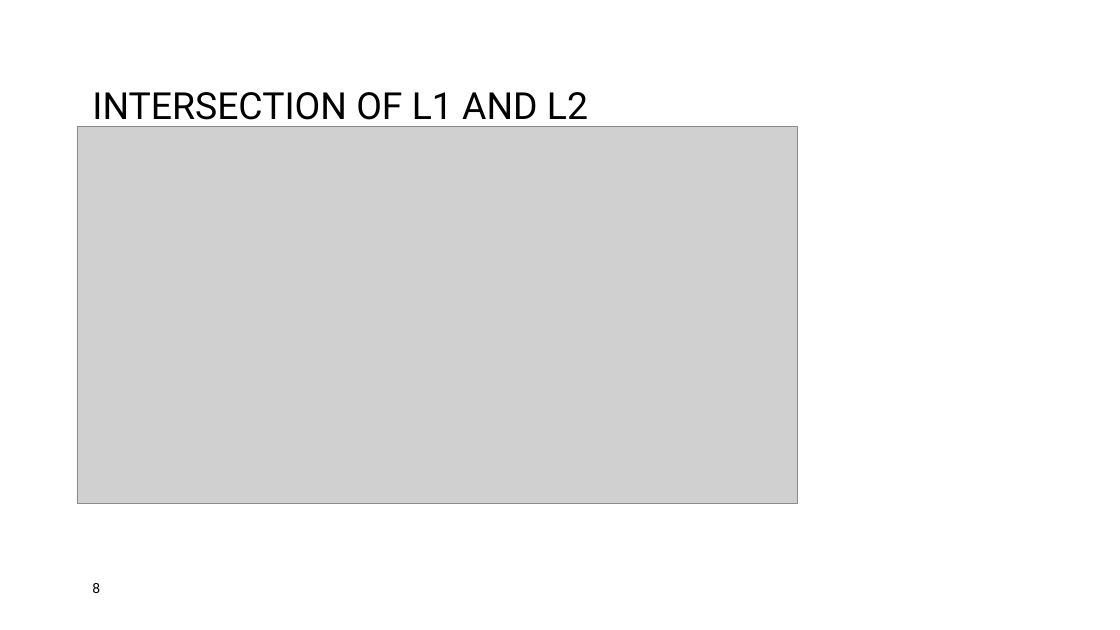
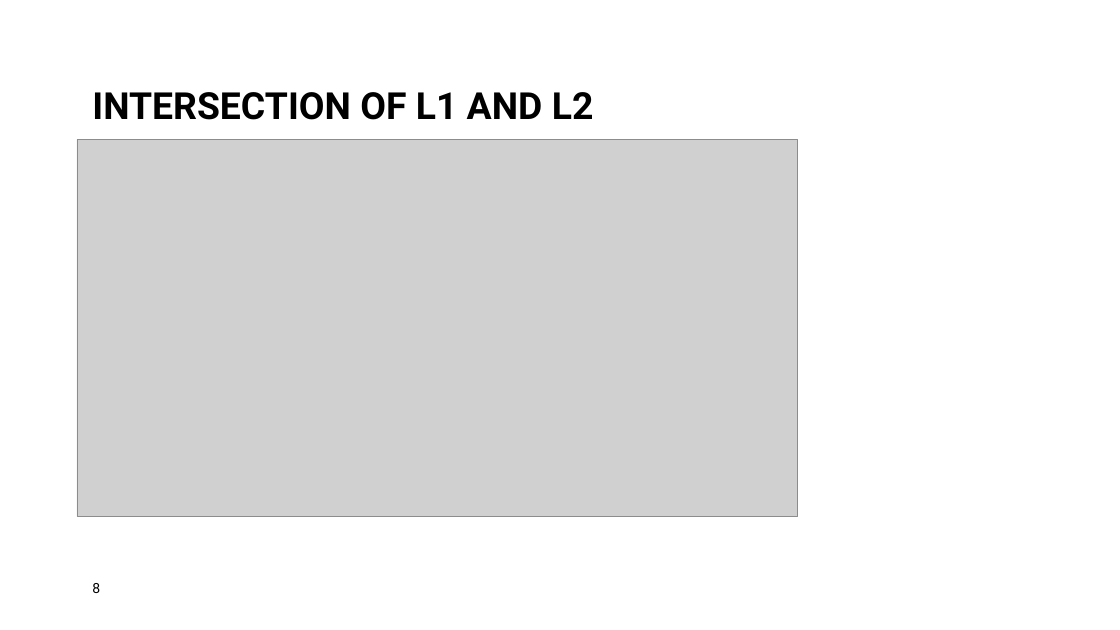
Before and after one commit to TANISHAAHUJA/comp-382assignment2, a slide deck: slide 8 of Comp382_ON1_A2_T1.pptx. Drawn at 1120x630 pixels with LibreOffice and Linux fonts; fonts in the diff are those of the drawing; grey boxes stand for pictures; background and template pictures are left out. Boxes give left, top, right and bottom in pixels: in the first picture for what was removed or moved away, otherwise in the second. Text is boxed around its words. In the diff, an @@ line names an element or a change of style, - is before the commit and + after.

```diff
--- a/Comp382_ON1_A2_T1.pptx
+++ b/Comp382_ON1_A2_T1.pptx
@@ title "INTERSECTION OF L1 AND L2" at bbox=[92, 92, 594, 120]: bold on @@
@@ picture: place and size @@
-picture at bbox=[77, 127, 798, 504]
+picture at bbox=[77, 139, 798, 517]
```
Also in this commit, not shown: 9 other slides changed, 1 slide added, 2 slides removed.
